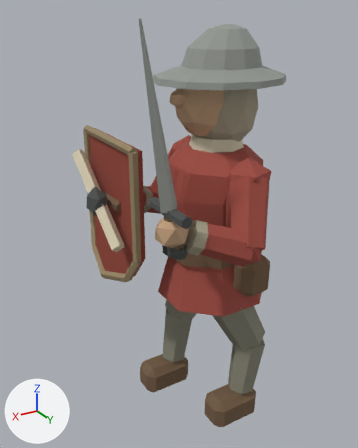
The glTF model assets/3d/models/units/infantry_shield.glb: old version first, new version second.
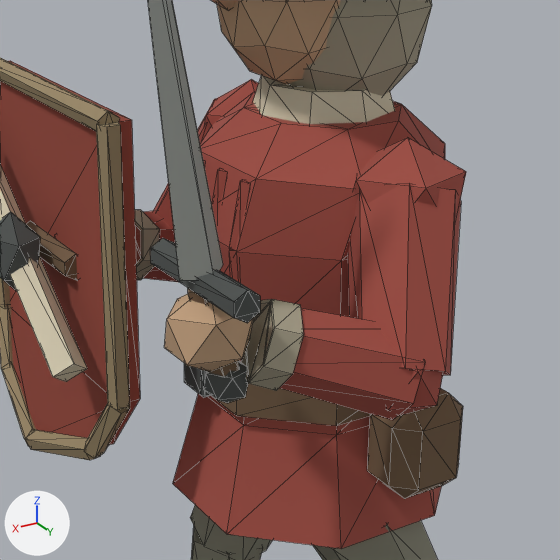
Old and new are each drawn whole from a 50 mm lens placed at (1.216, 1.717, 1.882), pointed at (0.12, -0.11, 0.969) and again close up on the part from 26% to 86% of the width and 23% to 72% of the height. The lights are fixed; the arrows at lower left show +X, +Y and +Z. The older version's two pictures come first. The close-ups show mesh edges as thin lines. Vertices at exactly the same position are counted once.

In view in the first close-up: 'infantry_shield_hose', 'infantry_shield_iron', 'infantry_shield_leather', 'infantry_shield_linen', 'infantry_shield_padded_linen', 'infantry_shield_shield_edge', 'infantry_shield_skin', 'infantry_shield_steel', 'infantry_shield_team_cloth', 'infantry_shield_team_paint'.
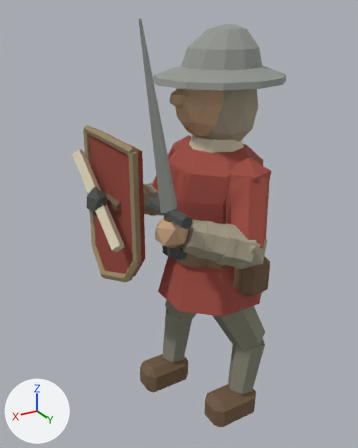
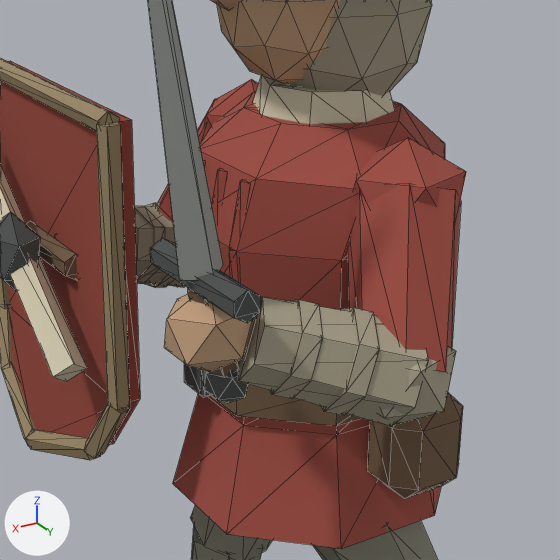
Pixel boxes (x1, y1, x2, y2) of what changed, in the close-ups (560 x 560 px):
'infantry_shield_team_cloth', reshaped (7% narrower)
    before: (135, 79, 466, 549)
    after: (158, 79, 466, 549)
'infantry_shield_padded_linen', reshaped
    before: (135, 0, 432, 391)
    after: (134, 0, 456, 427)
part 1 of me_cone_173, added (beige)
    after: (379, 347, 456, 424)
part 2 of me_cone_173, rebuilt
    before: (135, 210, 160, 280)
    after: (134, 206, 165, 284)
part 3 of me_cone_173, rebuilt
    before: (241, 299, 303, 391)
    after: (270, 300, 323, 399)
part 4 of me_cone_173, added (beige)
    after: (135, 206, 185, 287)
part 5 of me_cone_173, added
    after: (144, 203, 174, 288)
part 6 of me_cone_173, added (beige)
    after: (238, 297, 428, 427)
part 7 of me_cone_173, added (beige)
    after: (321, 308, 379, 416)
part 8 of me_mercenary_padded_jack, deleted (red)
    before: (244, 303, 425, 420)
part 9 of me_mercenary_padded_jack, deleted (red)
    before: (135, 211, 179, 282)
part 10 of me_mercenary_padded_jack, deleted (red)
    before: (385, 369, 443, 416)

What the commit changed:
me_cone_173 is used by ob_infantry_shield_padded_linen; location (0.0, 0.0, 0.0).
me_cone_173 had 70 vertices, 128 faces and spanned x -0.173..0.321, y -0.39..0.339, z 0.977..1.71.
me_cone_173 now has 150 vertices, 264 faces and spans x -0.173..0.334, y -0.445..0.415, z 0.912..1.71.
me_cone_173 part 1: a new loose piece, an icosphere of 20 faces spanning x 0.0..0.16, y 0.265..0.415, z 0.932..1.108, in mat_padded_linen (beige #aaa28b).
me_cone_173 part 2: the loose piece of 14 vertices spanning x 0.162..0.258, y -0.39..-0.253, z 0.977..1.112 is rebuilt with 14 vertices and now spans x 0.152..0.243, y -0.399..-0.251, z 0.969..1.114.
me_cone_173 part 3: the loose piece of 14 vertices spanning x 0.222..0.321, y 0.202..0.339, z 1.024..1.159 is rebuilt with 14 vertices and now spans x 0.195..0.289, y 0.206..0.354, z 1.009..1.154.
me_cone_173 part 4: a new loose piece of 14 vertices spanning x 0.043..0.272, y -0.445..-0.248, z 0.927..1.116, in mat_padded_linen (beige #aaa28b).
me_cone_173 part 5: a new loose piece of 14 vertices spanning x 0.093..0.19, y -0.427..-0.264, z 0.944..1.104, in mat_padded_linen (beige #aaa28b).
me_cone_173 part 6: a new loose piece of 14 vertices spanning x 0.042..0.334, y 0.197..0.415, z 0.948..1.163, in mat_padded_linen (beige #aaa28b).
me_cone_173 part 7: a new loose piece of 14 vertices spanning x 0.114..0.215, y 0.226..0.389, z 0.975..1.135, in mat_padded_linen (beige #aaa28b).
Other edits to the shape of me_cone_173 do not show in these pictures.
me_mercenary_padded_jack is used by ob_infantry_shield_team_cloth; location (0.0, 0.0, 0.0).
me_mercenary_padded_jack had 216 vertices, 368 faces and spanned x -0.245..0.318, y -0.436..0.409, z 0.65..1.35.
me_mercenary_padded_jack now has 164 vertices, 280 faces and spans x -0.245..0.245, y -0.435..0.409, z 0.65..1.35.
me_mercenary_padded_jack part 8: the loose piece of 14 vertices spanning x 0.047..0.318, y 0.207..0.406, z 0.957..1.153 is deleted.
me_mercenary_padded_jack part 9: the loose piece of 14 vertices spanning x 0.048..0.256, y -0.436..-0.258, z 0.936..1.106 is deleted.
me_mercenary_padded_jack part 10: the loose piece of 12 vertices spanning x 0.014..0.146, y 0.277..0.403, z 0.946..1.094 is deleted.
Other edits to the shape of me_mercenary_padded_jack do not show in these pictures.
